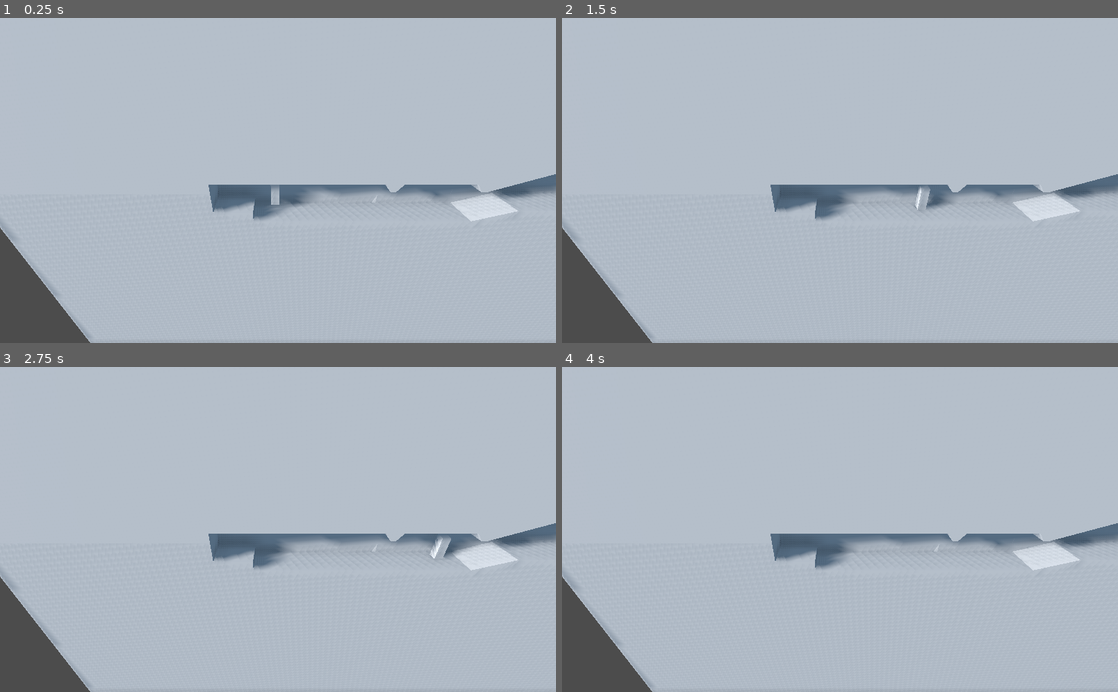
Above: before the commit, frames 1-4 (two rows, left to right).
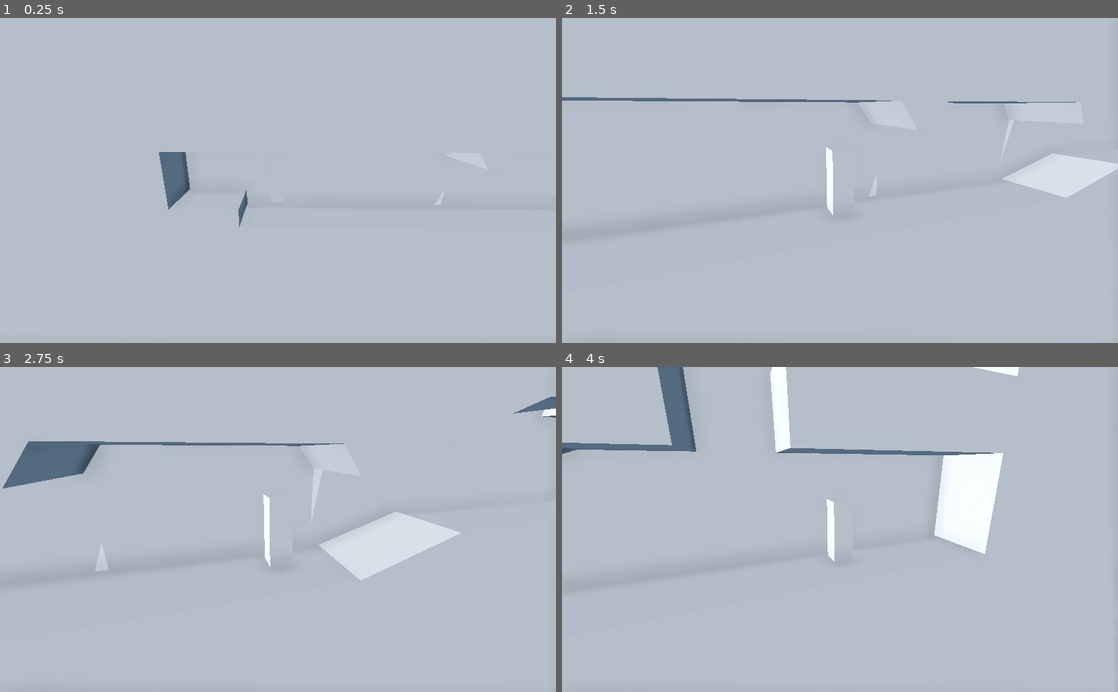
Above: after the commit, the same moments.

Repository: pfirsich/GameOff2019
Game: Godot game, scene res://Main.tscn
The game is run twice, just before and just after one commit, with the same random seed, the same clock (stepped at 60 frames per second) and the same inputs.
Inputs:
- Up to frame 1 (0.25 s): no input
- Up to frame 2 (1.5 s): hold D (move_right) 0.53-1.28 s; hold A (move_left) from 1.28 s (still down)
- Up to frame 3 (2.75 s): release A (move_left) at 2.03 s; hold D (move_right) from 2.03 s (still down)
- Up to frame 4 (4 s): release D (move_right) at 3.53 s; hold A (move_left) from 3.53 s (still down)

The runs differ from the first frame. In frame 1, 7.2% of the frame differs, in the area x 0-100%, y 41-100%; in frame 2, 8.6%; in frame 3, 11%; in frame 4, 12%, in the area x 0-100%, y 0-100%.

Commit message:
Fix everything

Diff:
--- a/godot/Camera.gd
+++ b/godot/Camera.gd
@@ -1,18 +1,19 @@
 extends Camera
 
-const DEFAULT_DISTANCE = 10
-const DEFAULT_HEIGHT = 6
+export var DEFAULT_DISTANCE = 3.5
+export var DEFAULT_HEIGHT = 1.5
 
 export var CAMERA_INTERP_SPEED = 4.0
 export(Vector2) var CAMERA_DEADZONE = Vector2(0.2, 0.2)
 
 var camera_control_zone : Node = null
 var target_node : Spatial = null
-var distance = DEFAULT_DISTANCE
-var height = DEFAULT_HEIGHT
+var distance
+var height
 
 func _ready():
-    pass # Replace with function body.
+    distance = DEFAULT_DISTANCE
+    height = DEFAULT_HEIGHT
 
 func _process(delta):
     if target_node == null:
--- a/godot/CameraControlZone.gd
+++ b/godot/CameraControlZone.gd
@@ -1,8 +1,8 @@
 extends CollisionShape
 
 export(NodePath) var target_node = null
-export var distance = 10
-export var height = 6
+export var distance = 10.0
+export var height = 6.0
 
 # Called when the node enters the scene tree for the first time.
 func _ready():
--- a/godot/Main.tscn
+++ b/godot/Main.tscn
@@ -1,12 +1,15 @@
-[gd_scene load_steps=5 format=2]
+[gd_scene load_steps=6 format=2]
 
 [ext_resource path="res://Player.tscn" type="PackedScene" id=1]
 [ext_resource path="res://Player.gd" type="Script" id=2]
-[ext_resource path="res://Station.tscn" type="PackedScene" id=3]
+[ext_resource path="res://Camera.gd" type="Script" id=3]
+[ext_resource path="res://Station.tscn" type="PackedScene" id=4]
 
-[sub_resource type="Environment" id=7]
+[sub_resource type="Environment" id=1]
 ambient_light_color = Color( 0.329412, 0.419608, 0.505882, 1 )
 ssao_enabled = true
+ssao_radius = 0.5
+ssao_intensity = 2.0
 ssao_quality = 1
 
 [node name="Main" type="Node"]
@@ -17,11 +20,11 @@
 
 [node name="Camera" type="Camera" parent="."]
 transform = Transform( 1, 0, 0, 0, 0.866025, 0.5, 0, -0.5, 0.866025, 0.138204, 6.04212, 9.39323 )
-environment = SubResource( 7 )
+environment = SubResource( 1 )
+script = ExtResource( 3 )
 
 [node name="DirectionalLight" type="DirectionalLight" parent="."]
 transform = Transform( -0.0651569, -0.517133, -0.853421, 0.638058, -0.67915, 0.362819, -0.767226, -0.520892, 0.374212, -32.2384, 15.5326, 13.1702 )
-shadow_enabled = true
 shadow_bias = -0.1
 
-[node name="Station" parent="." instance=ExtResource( 3 )]
+[node name="Station" parent="." instance=ExtResource( 4 )]
--- a/godot/Player.tscn
+++ b/godot/Player.tscn
@@ -1,8 +1,8 @@
 [gd_scene load_steps=3 format=2]
 
 [sub_resource type="CapsuleShape" id=1]
-radius = 0.31258
-height = 0.686647
+radius = 0.226925
+height = 0.775833
 
 [sub_resource type="CubeMesh" id=2]
 
